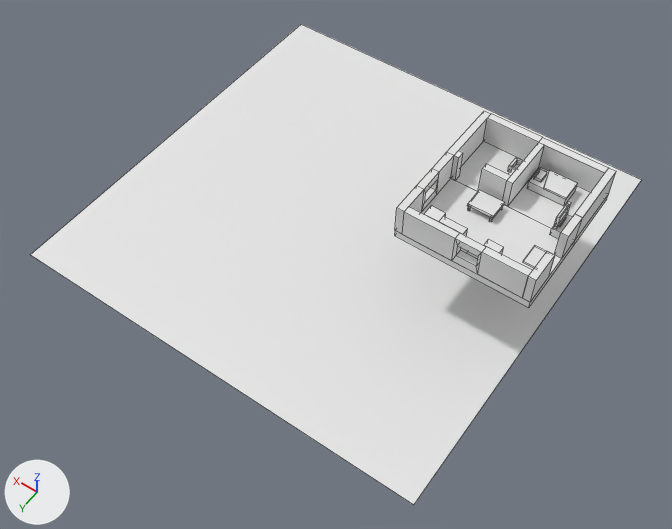
The FBX model ImportableKaikkiTaiJotain/homeTalo.fbx as it was, and as the next commit left it.
Camera for both pictures: a camera (50 mm lens) standing at (-26.6, 69.9, 85.4) and looking at (16.9, 8.9, -10.5). The lights are fixed; the arrows at lower left show +X, +Y and +Z. Mesh edges are drawn as thin lines. Where no turn or scale is listed for an object, it has been applied to the vertices. Vertices at the same position are counted once.

The first picture shows 'talo'.
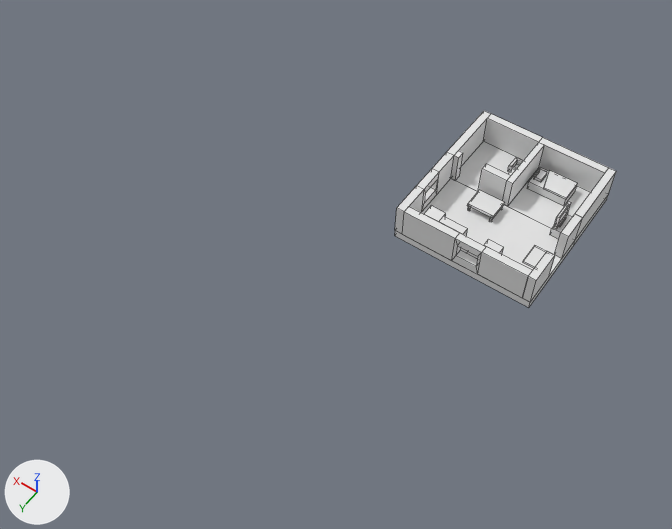
Location of each change, [x1, y1, x2, y2] in pixels of the pictures (672 x 529 px):
'talo', reshaped (64% narrower, 59% shorter)
    before: [31, 24, 642, 505]
    after: [395, 111, 616, 307]
part 1 of me_cube_010, deleted
    before: [31, 24, 642, 505]

The change in detail:
me_cube_010 has 343 vertices, 227 faces and spans x -9.0..51.4, y -29.4..30.5, z -11.5..5.0.
me_cube_010 is used by ob_talo; location (0.0, 0.0, 0.0).
me_cube_010 part 1: the loose piece of 4 vertices spanning x -9.0..51.4, y -29.4..30.5, z -11.5 is deleted.
me_cube_010 no longer uses material mat_tausta (white #e7e7e7).
